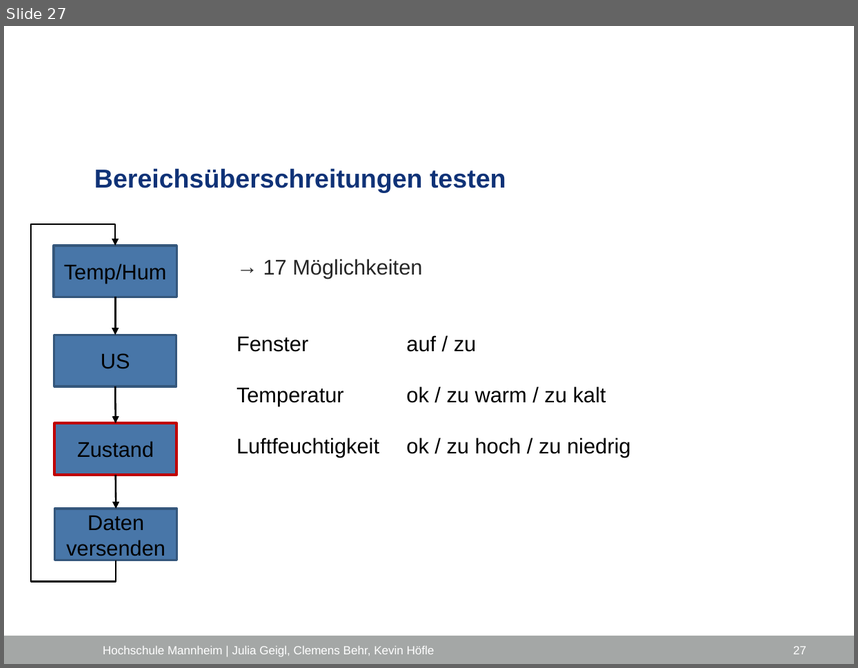
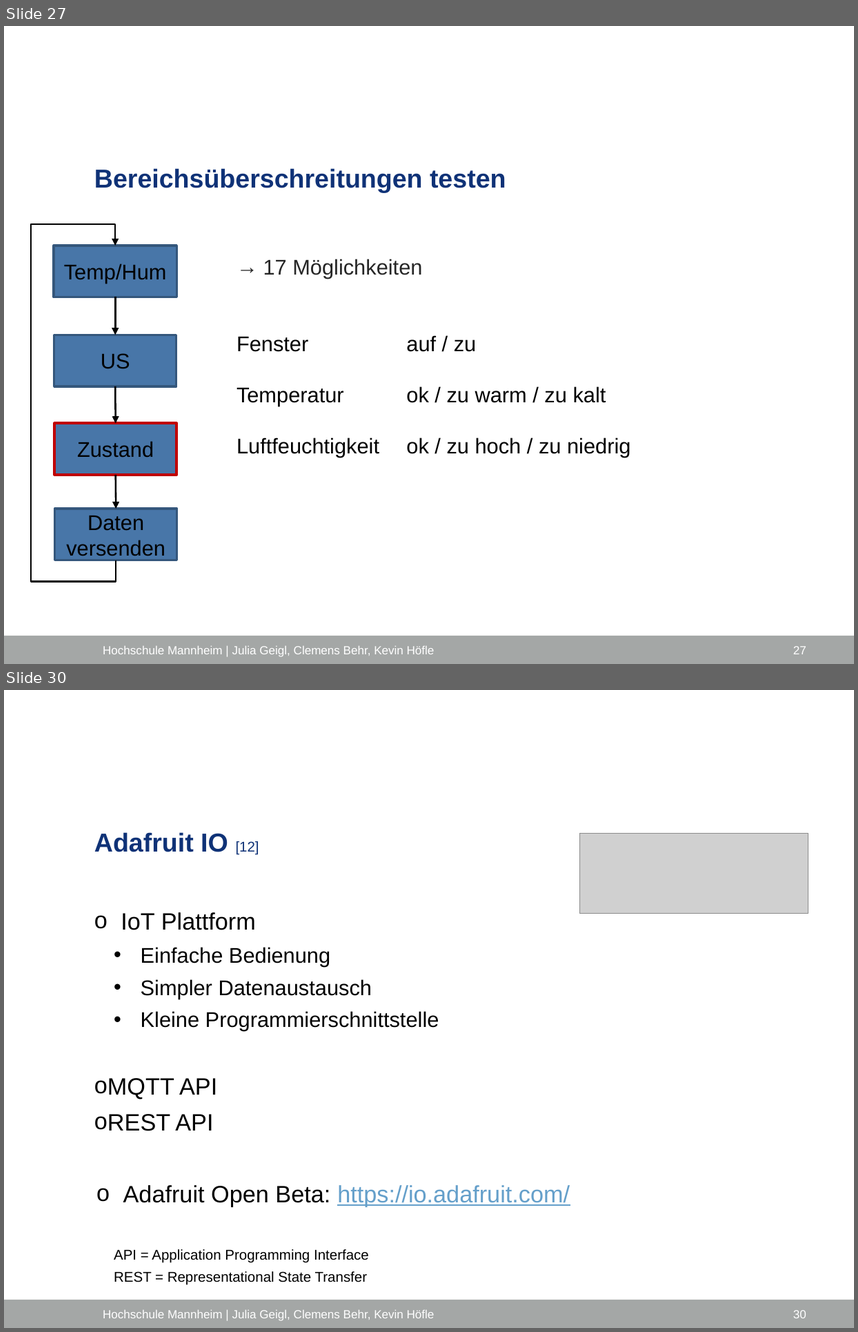
Before and after one commit to ProjektlaborEmbeddedSecurity/Presentation, a slide deck: PES_FH_VERS.pptx. Shown one above the other, each under a label of ours: slide 27 before the commit, slides 27 and 30 after it; the slides between them are not shown. The pictures are 858x668 and 858x1332 pixels, drawn with LibreOffice and Linux fonts; fonts in the diff are those of the drawing; grey boxes stand for pictures; background and template pictures are left out. Boxes give left, top, right and bottom in pixels: in the first picture for what was removed or moved away, otherwise in the second. Text is boxed around its words. In the diff, an @@ line names an element or a change of style, - is before the commit and + after.

Commit message:
Adafruit IO und IFTTT Ergänzungen

```diff
--- a/PES_FH_VERS.pptx
+++ b/PES_FH_VERS.pptx
@@ slide 30 added at (4, 690, 854, 1328), background #FFFFFF; not listed: 1 template element that a slide beside it also shows @@
@@ title added at (94, 832, 259, 855), 22 pt, text #0F3277, bold @@
+Adafruit IO [12]
@@ picture added at (579, 834, 808, 914) @@
@@ text added at (114, 912, 570, 1284), 12 pt, text #000000 @@
+o IoT Plattform
+      • Einfache Bedienung
+      • Simpler Datenaustausch
+      • Kleine Programmierschnittstelle
+  o MQTT API
+  o REST API
+    o Adafruit Open Beta: https://io.adafruit.com/
+      API = Application Programming Interface
+      REST = Representational State Transfer
@@ text added at (103, 1310, 435, 1321), 10 pt, text #FFFFFF @@
+Hochschule Mannheim | Julia Geigl, Clemens Behr, Kevin Höfle
@@ page number added at (793, 1310, 806, 1318), 10 pt, text #FFFFFF @@
+30
```
Also in this commit, not shown: 7 slides changed, 8 other slides added.
